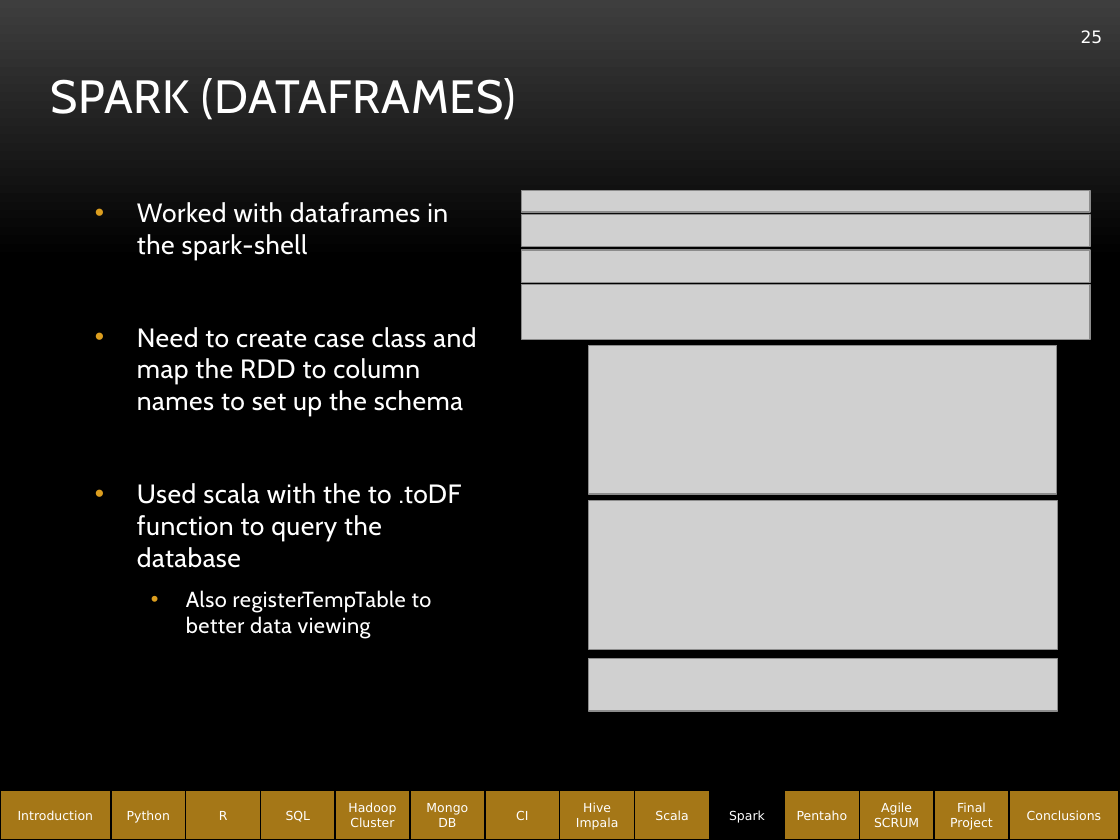
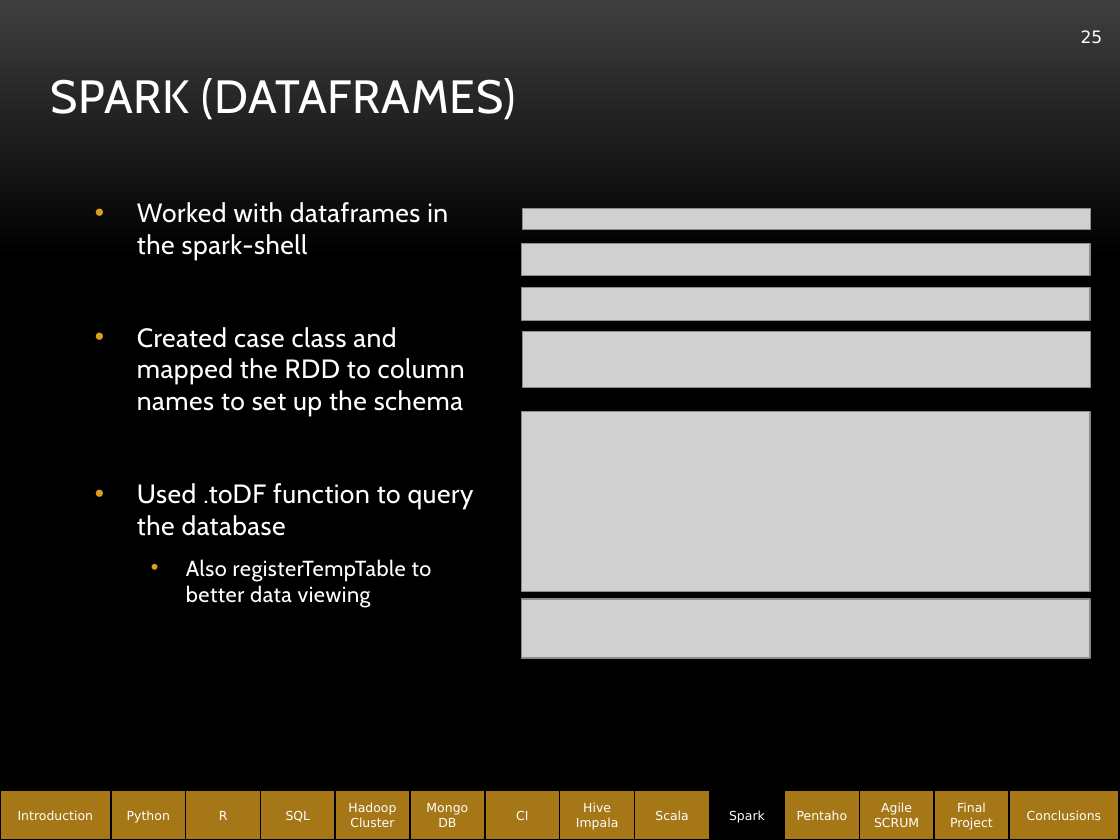
Before and after one commit to abe1ge/teletubbiesQAC, a slide deck: slide 25 of FinalPresentation.pptx. Drawn at 1120x840 pixels with LibreOffice and Linux fonts; fonts in the diff are those of the drawing; grey boxes stand for pictures; background and template pictures are left out. Boxes give left, top, right and bottom in pixels: in the first picture for what was removed or moved away, otherwise in the second. Text is boxed around its words. In the diff, an @@ line names an element or a change of style, - is before the commit and + after.

```diff
--- a/FinalPresentation.pptx
+++ b/FinalPresentation.pptx
@@ picture: place and size @@
-picture at <box>522,190,1090,212</box>
+picture at <box>522,208,1090,230</box>
@@ picture: place and size @@
-picture at <box>522,214,1090,246</box>
+picture at <box>522,244,1090,277</box>
@@ picture: place and size @@
-picture at <box>522,250,1090,282</box>
+picture at <box>522,288,1090,320</box>
@@ text at <box>137,327,474,536</box>: text changed @@
-• Need to create case class and map the RDD to column names to set up the schema
-• Used scala with the to .toDF function to query the database
+• Created case class and mapped the RDD to column names to set up the schema
+• Used .toDF function to query the database
@@ picture: place and size @@
-picture at <box>522,284,1090,340</box>
+picture at <box>522,332,1090,388</box>
@@ picture removed at <box>589,345,1057,494</box> @@
@@ picture: place and size @@
-picture at <box>589,501,1058,650</box>
+picture at <box>522,411,1090,591</box>
@@ picture: place and size @@
-picture at <box>589,659,1058,711</box>
+picture at <box>522,599,1090,659</box>
```
Also in this commit, not shown: 16 other slides changed.
